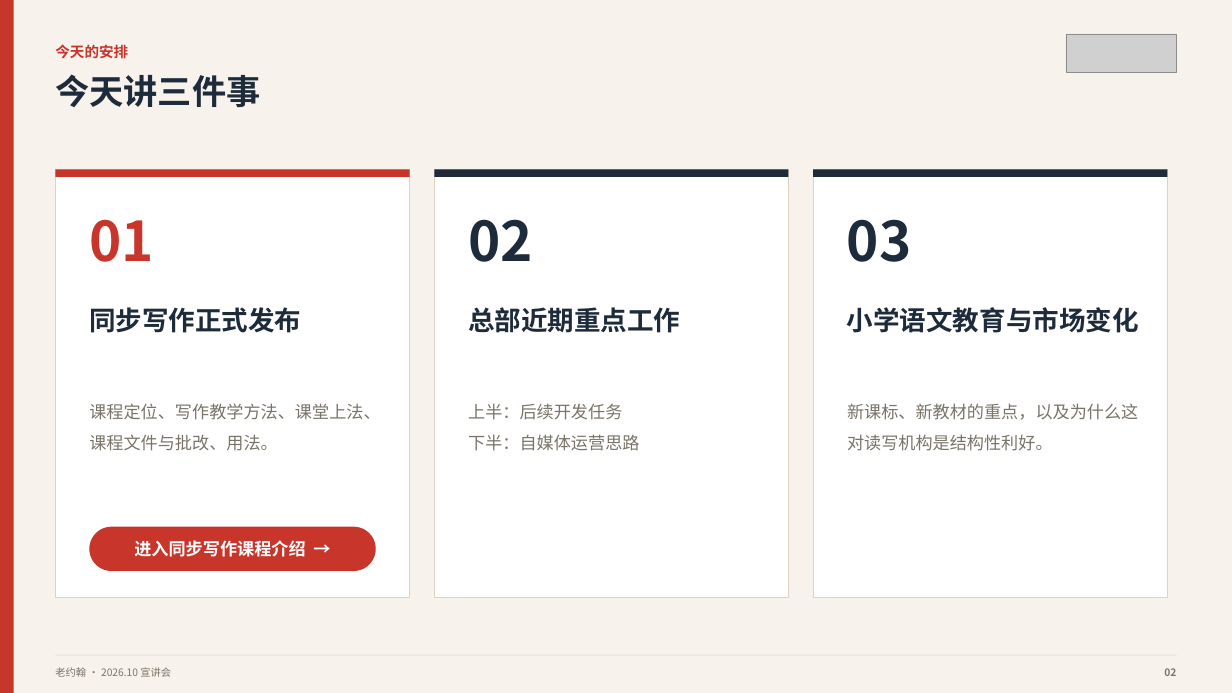
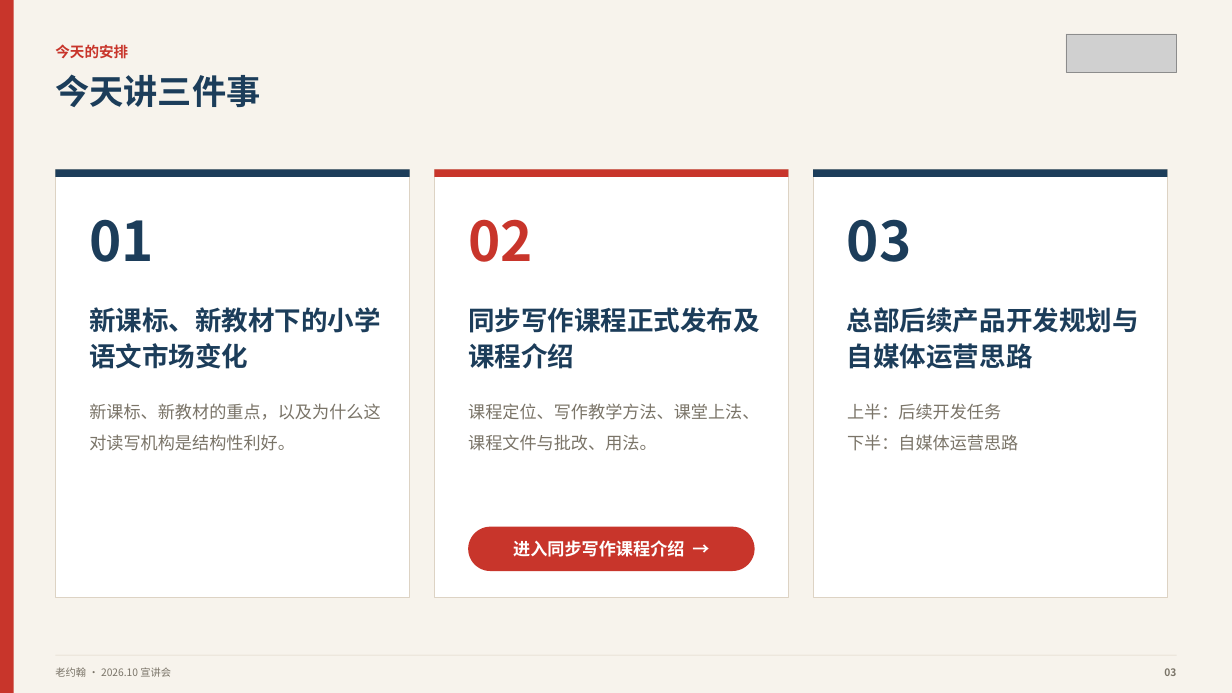
Before and after one commit to wuwenjia6498/laojohn-lesson-plan, a slide deck: slide 3 of 写作课相关宣传文件/国庆后宣讲/1-国庆后宣讲-主宣讲.pptx (slide 2 before the commit). Drawn at 1232x693 pixels with LibreOffice and Linux fonts; fonts in the diff are those of the drawing; grey boxes stand for pictures. Boxes give left, top, right and bottom in pixels: in the first picture for what was removed or moved away, otherwise in the second. Text is boxed around its words. In the diff, an @@ line names an element or a change of style, - is before the commit and + after.

```diff
--- a/写作课相关宣传文件/国庆后宣讲/1-国庆后宣讲-主宣讲.pptx
+++ b/写作课相关宣传文件/国庆后宣讲/1-国庆后宣讲-主宣讲.pptx
@@ text "今天讲三件事" at [55, 74, 260, 107]: text colour #1E2B3A to #1C3D5A @@
@@ rectangle at [55, 169, 410, 177]: fill #C8352B to #1C3D5A @@
@@ rectangle at [434, 169, 788, 177]: fill #1E2B3A to #C8352B @@
@@ rectangle at [813, 169, 1167, 177]: fill #1E2B3A to #1C3D5A @@
@@ text "01" at [89, 219, 154, 262]: text colour #C8352B to #1C3D5A @@
@@ text "02" at [468, 219, 533, 262]: text colour #1E2B3A to #C8352B @@
@@ text "03" at [847, 219, 912, 262]: text colour #1E2B3A to #1C3D5A @@
@@ text at [89, 307, 381, 369]: text changed; text colour #1E2B3A to #1C3D5A @@
-同步写作正式发布
+新课标、新教材下的小学语文市场变化
@@ text added at [468, 307, 760, 369], 31 pt, text #1C3D5A, bold @@
+同步写作课程正式发布及课程介绍
@@ text at [847, 307, 1139, 369]: text changed; text colour #1E2B3A to #1C3D5A @@
-小学语文教育与市场变化
+总部后续产品开发规划与自媒体运营思路
@@ text at [89, 403, 380, 451]: text changed @@
-课程定位、写作教学方法、课堂上法、课程文件与批改、用法。
+新课标、新教材的重点，以及为什么这对读写机构是结构性利好。
@@ text at [468, 403, 759, 451]: text changed; size 31 to 20 pt; text colour #1E2B3A to #7A7468; bold off @@
-总部近期重点工作
+课程定位、写作教学方法、课堂上法、课程文件与批改、用法。
@@ text removed at [468, 403, 639, 451] @@
-上半：后续开发任务
-下半：自媒体运营思路
@@ text at [847, 403, 1018, 451]: text changed @@
-新课标、新教材的重点，以及为什么这对读写机构是结构性利好。
+上半：后续开发任务
+下半：自媒体运营思路
@@ rounded rectangle "进入同步写作课程介绍 →": place and size @@
-rounded rectangle "进入同步写作课程介绍 →" at [89, 527, 376, 571]
+rounded rectangle "进入同步写作课程介绍 →" at [468, 527, 755, 571]
```
Also in this commit, not shown: 20 other slides changed, 4 slides added, 1 slide removed, 3 other files.
